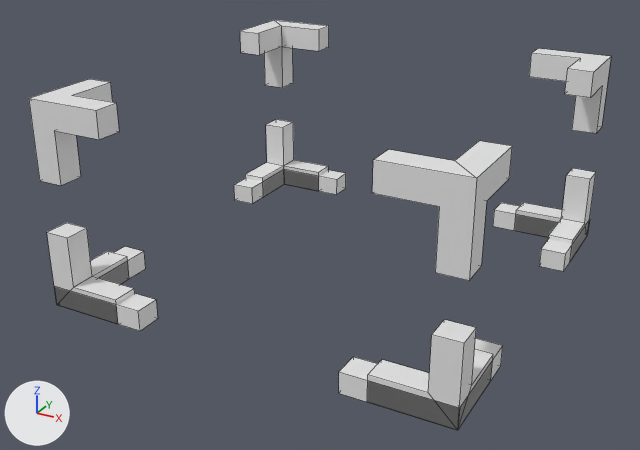
The Blender file Blender/UI.blend: old version first, new version second.
Before and after are seen from a 50 mm camera at (3.72, -7.26, 4.05) aimed at (-0.14, -0.23, 0.53). The lights are fixed; the arrows at lower left show +X, +Y and +Z. Mesh edges are drawn as thin lines.

Names of what the first picture shows: 'BoxCursor', 'MapCursor'.
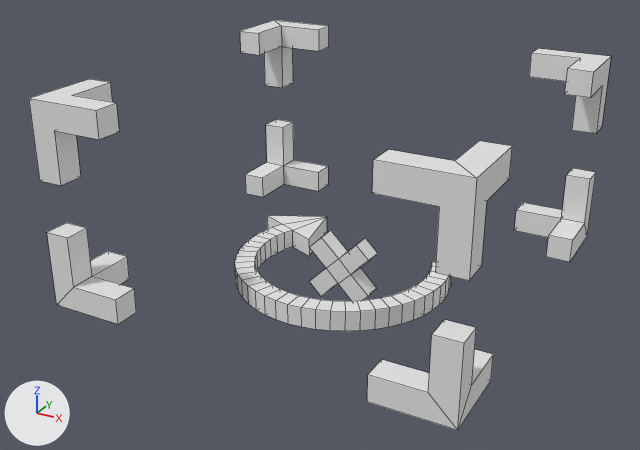
What differs and where, as boxes [x1, y1, x2, y2] in the pictures (640 x 450 px):
'RotateArrow', added
    after: [235, 216, 451, 331]
'MapCursor', hidden
    before: [55, 170, 589, 430]
'Cross', added
    after: [310, 230, 378, 301]

What the commit changed:
Mesh me_rotatearrow is new.
It has 138 vertices, 139 faces and spans x -1.28..1.1, y -1.1..0.88, z -0.1..0.1.
Mesh me_cross is new.
It has 24 vertices, 22 faces and spans x -0.339..0.339, y -0.1..0.1, z -0.339..0.339.
Object 'MapCursor' (ob_mapcursor) is now hidden.
Object 'RotateArrow' (ob_rotatearrow) is new; it shows me_rotatearrow.
Its location is (0.0, 0.0, 0.0).
Object 'Cross' (ob_cross) is new; it shows me_cross.
Its location is (0.0, 0.0, 0.0).
